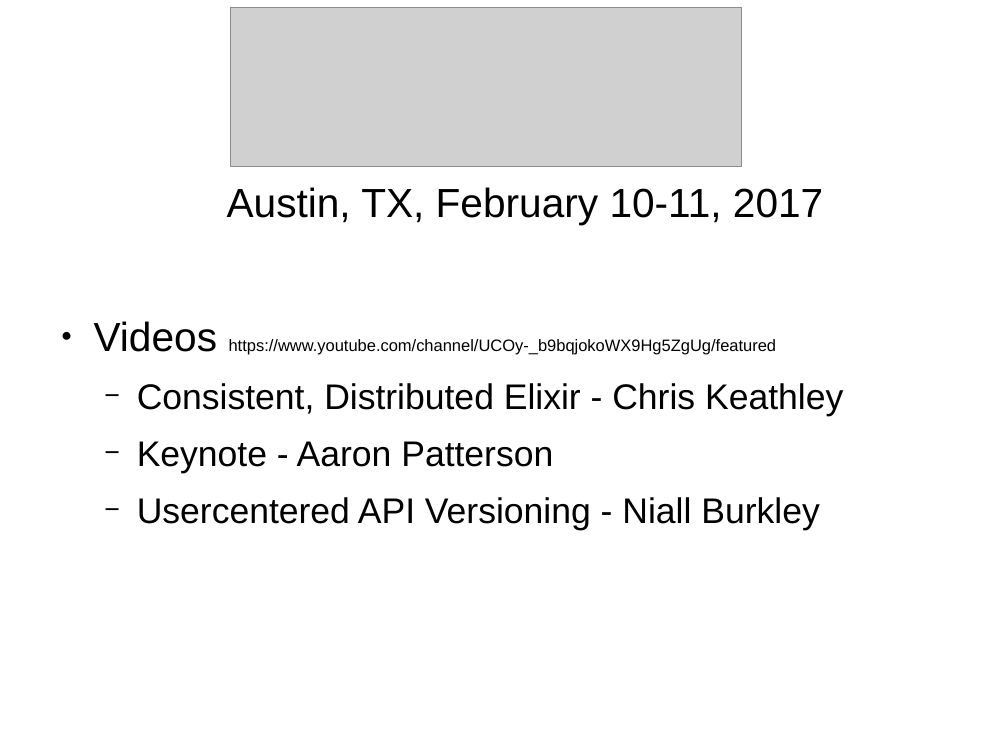
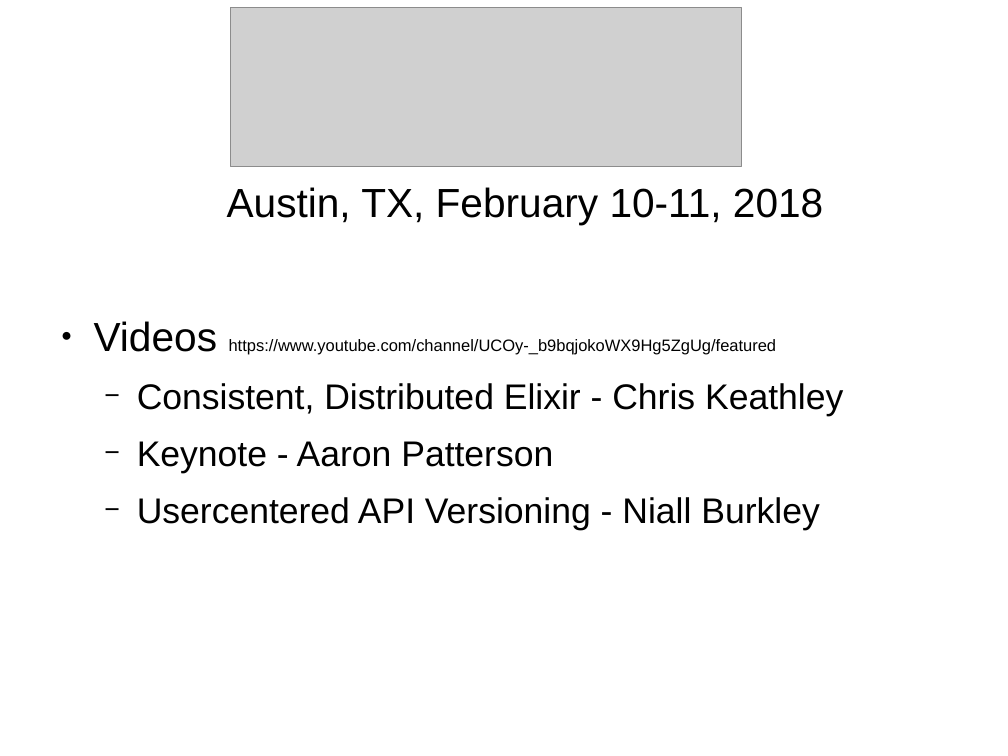
Before and after one commit to ramortegui/talks, a slide deck: slide 3 of concurrent-programming.odp. Drawn at 1008x756 pixels with LibreOffice and Linux fonts; fonts in the diff are those of the drawing; grey boxes stand for pictures. Boxes give left, top, right and bottom in pixels: in the first picture for what was removed or moved away, otherwise in the second. Text is boxed around its words. In the diff, an @@ line names an element or a change of style, - is before the commit and + after.

```diff
--- a/concurrent-programming.odp
+++ b/concurrent-programming.odp
@@ text at (227, 187, 823, 225): text changed @@
-Austin, TX, February 10-11, 2017
+Austin, TX, February 10-11, 2018
```
Also in this commit, not shown: 7 other slides changed, 1 slide added, 3 slides removed, 6 other files.
